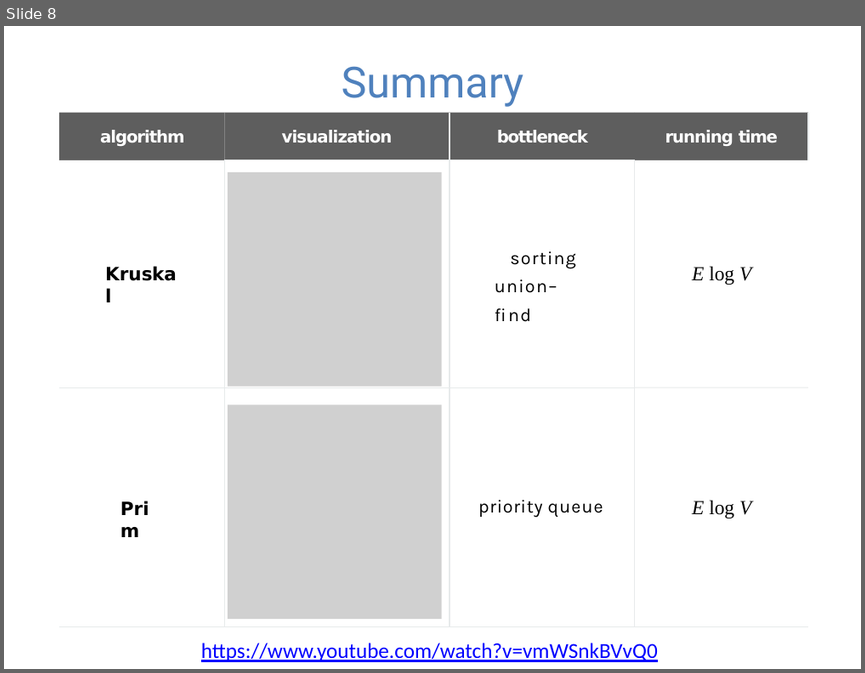
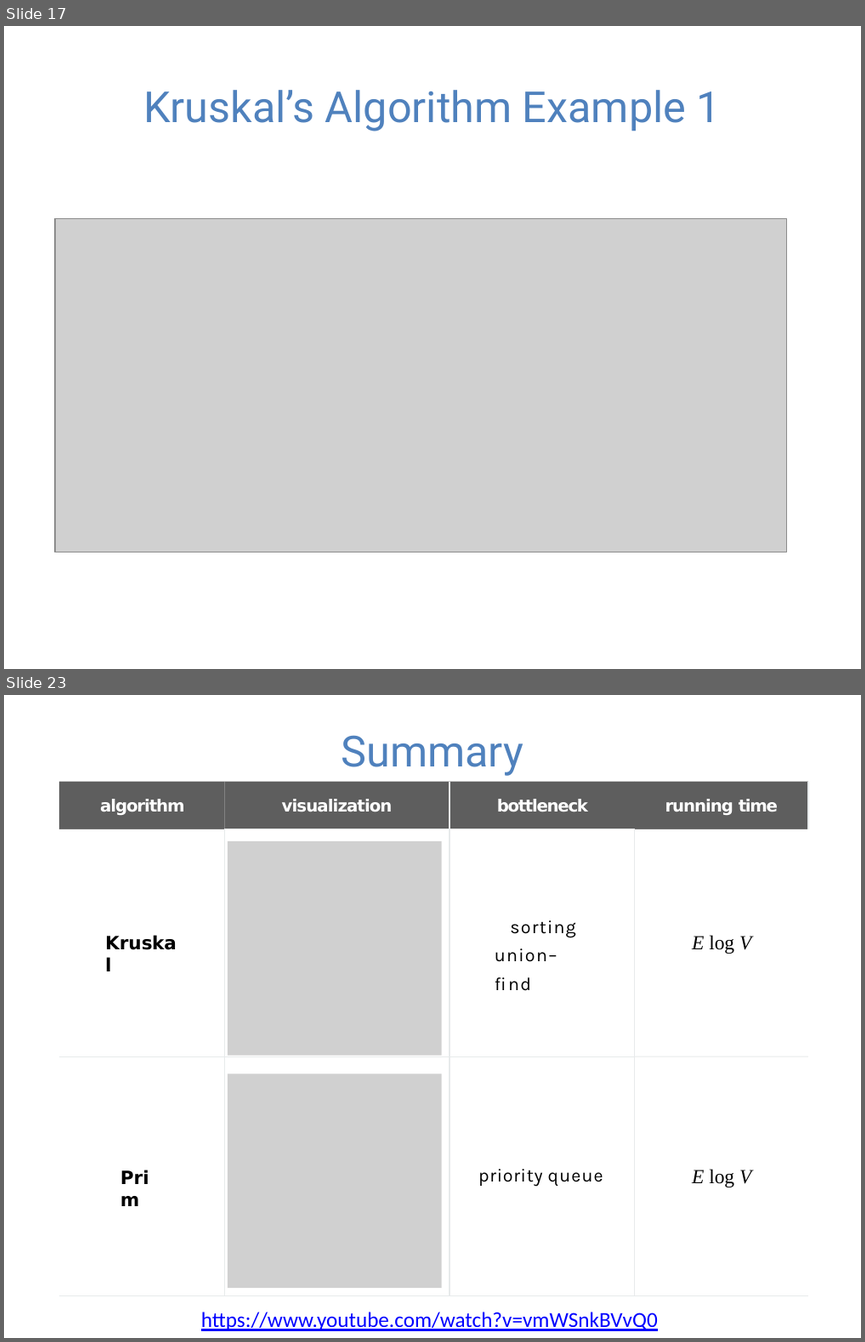
Before and after one commit to guhofstra/CSC111Fa25, a slide deck: PPTs/Lecture 12-minimum spanning trees.pptx. Shown one above the other, each under a label of ours: slide 8 before the commit, slides 17 and 23 after it; the slides between them are not shown. The pictures are 865x673 and 865x1342 pixels, drawn with LibreOffice and Linux fonts; fonts in the diff are those of the drawing; grey boxes stand for pictures. Boxes give left, top, right and bottom in pixels: in the first picture for what was removed or moved away, otherwise in the second. Text is boxed around its words. In the diff, an @@ line names an element or a change of style, - is before the commit and + after.

```diff
--- a/PPTs/Lecture 12-minimum spanning trees.pptx
+++ b/PPTs/Lecture 12-minimum spanning trees.pptx
@@ slide 17 added at bbox=[4, 26, 861, 669], background #FFFFFF @@
@@ title added at bbox=[143, 90, 721, 131], 36 pt, text #4F81BD @@
+Kruskal’s Algorithm Example 1
@@ picture added at bbox=[55, 219, 787, 552] @@
@@ what was slide 8 is now slide 23 @@
```
Also in this commit, not shown: 4 slides changed, 15 other slides added, 3 other files.
